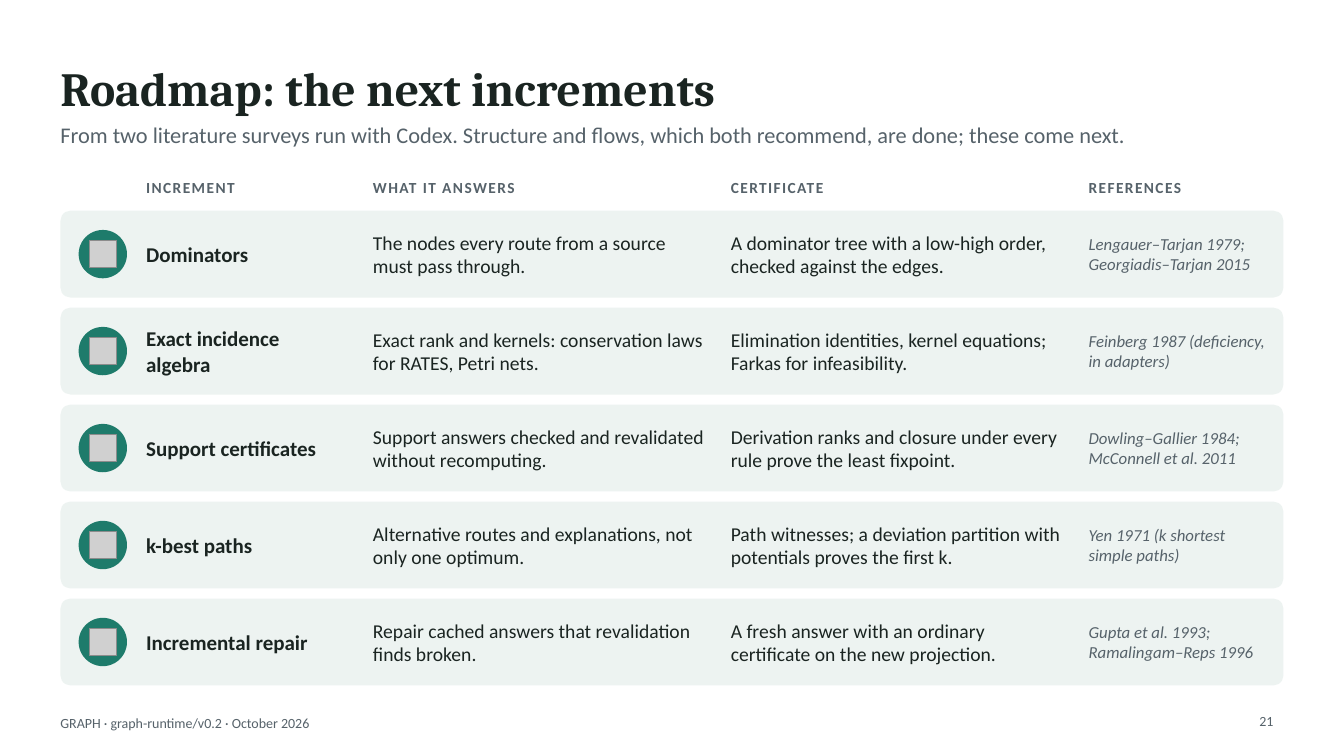
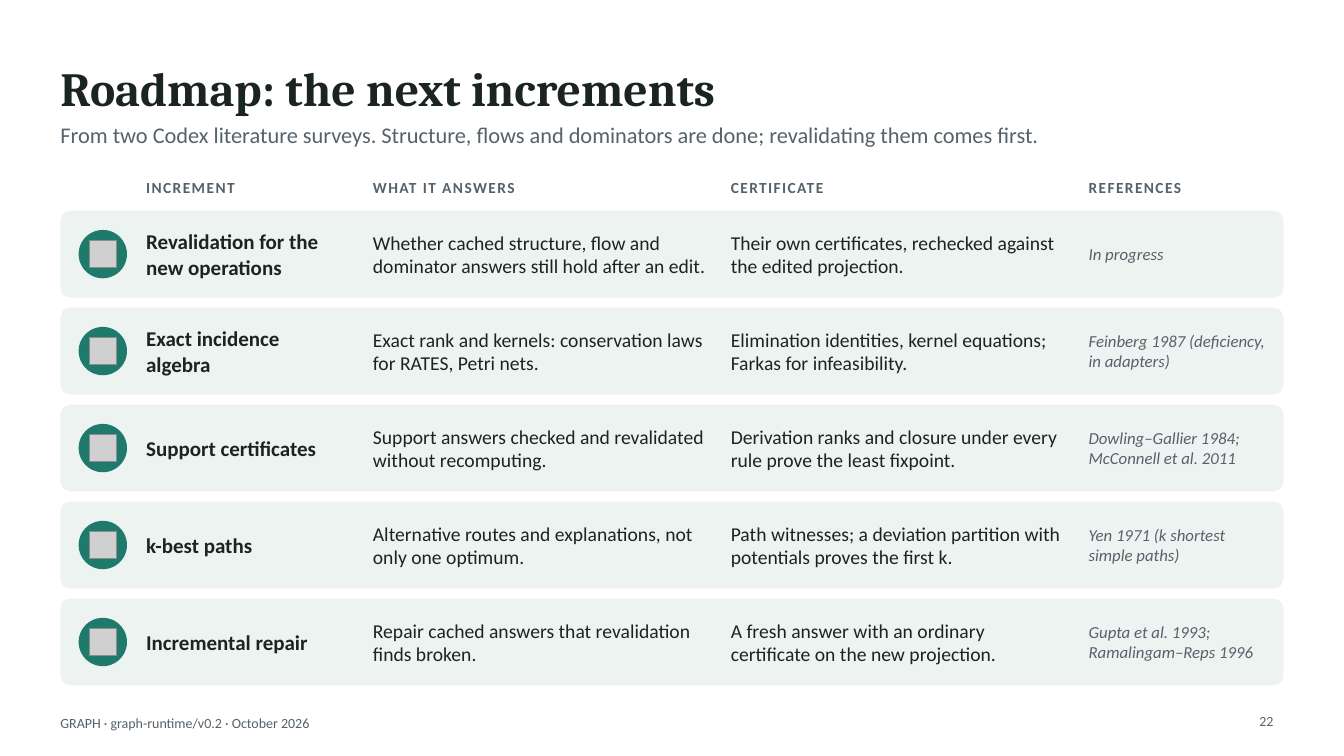
Before and after one commit to hlxin/graph, a slide deck: slide 22 of docs/GRAPH_slides.pptx (slide 21 before the commit). Drawn at 1344x756 pixels with LibreOffice and Linux fonts; fonts in the diff are those of the drawing; grey boxes stand for pictures. Boxes give left, top, right and bottom in pixels: in the first picture for what was removed or moved away, otherwise in the second. Text is boxed around its words. In the diff, an @@ line names an element or a change of style, - is before the commit and + after.

```diff
--- a/docs/GRAPH_slides.pptx
+++ b/docs/GRAPH_slides.pptx
@@ text at bbox=[60, 127, 1038, 147]: text changed @@
-From two literature surveys run with Codex. Structure and flows, which both recommend, are done; these come next.
+From two Codex literature surveys. Structure, flows and dominators are done; revalidating them comes first.
@@ text at bbox=[146, 234, 318, 279]: text changed @@
-Dominators
+Revalidation for the new operations
@@ text at bbox=[373, 236, 705, 273]: text changed @@
-The nodes every route from a source must pass through.
+Whether cached structure, flow and dominator answers still hold after an edit.
@@ text at bbox=[731, 236, 1055, 277]: text changed @@
-A dominator tree with a low-high order, checked against the edges.
+Their own certificates, rechecked against the edited projection.
@@ text at bbox=[1089, 249, 1163, 263]: text changed @@
-Lengauer–Tarjan 1979; Georgiadis–Tarjan 2015
+In progress
@@ page number at bbox=[1259, 717, 1273, 726]: text changed @@
-21
+22
```
Also in this commit, not shown: 7 other slides changed, 1 slide added, 3 other files.
